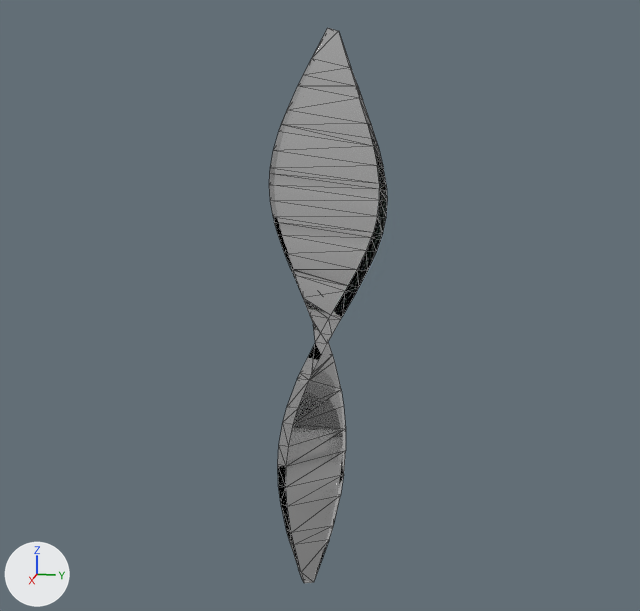
An edit to the glTF model public/models/IACC-GL014.glb, drawn before and after from the same camera.
One viewpoint serves both versions: a 50 mm lens placed at (37.5, 7.4, 4.4), pointed at (-0.3, -0.1, -5.0). The axes (+X, +Y, +Z) are drawn at lower left. The lights are the same throughout. The picture after the commit comes second. Mesh edges are drawn as thin lines. Where no turn or scale is listed for an object, it has been applied to the vertices. Vertices at exactly the same position are counted once.

The first picture shows 'Customized 2.019'.
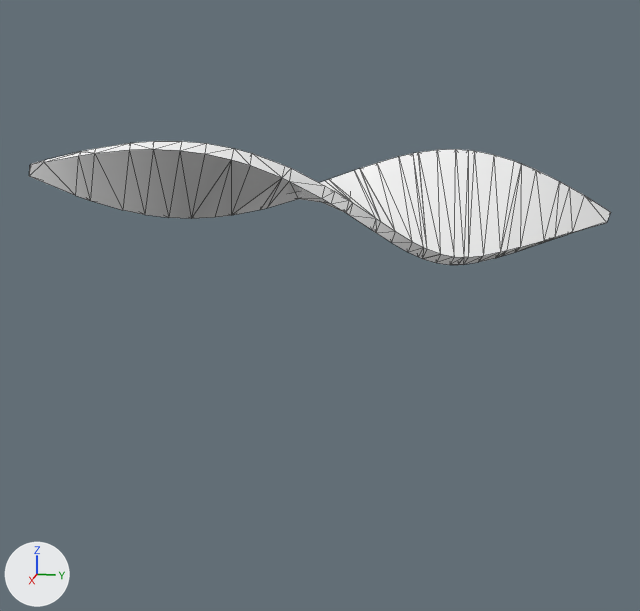
Where the newer file only moved an object's origin or applied its transform, the numbers keep the older frame.

Edits to the scene script, one JSON object a line:
```json
{"op": "remove", "block": "mat_orange_gradient", "code": "mat_orange_gradient.transmission_weight = 1.0"}
{"block": "me_customized_2_019", "where": "# used by ob_customized_2_019; location = (0.0, 0.0, -4.13)"}
{"op": "remove", "block": "me_customized_2_019", "code": "me_customized_2_019.from_pydata(...)  # 159 vertices, 314 faces; spans x -3.9..4.1, y -2.7..3.0, z -14.2..11.0"}
{"op": "add", "block": "me_customized_2_019", "code": "me_customized_2_019.from_pydata(...)  # 159 vertices, 314 faces; spans x -4.4..3.6, y -12.6..12.3, z 1.3..6.5"}
{"block": "me_customized_2_019", "change": "me_customized_2_019 part 1: the whole mesh is multiplied about its middle by the matrix ((0.925, 0.343, -0.165), (0.166, 0.026, 0.986), (0.342, -0.939, -0.032)), then moved by (-0.3, -0.3, 5.6)"}
```

Location of each change, [x1, y1, x2, y2] in pixels of the pictures (640 x 611 px):
```json
{"object": "Customized 2.019", "change": "surface changed, reshaped", "before": [269, 28, 387, 583], "after": [29, 141, 611, 265], "on screen": "390% wider, 78% shorter"}
```
